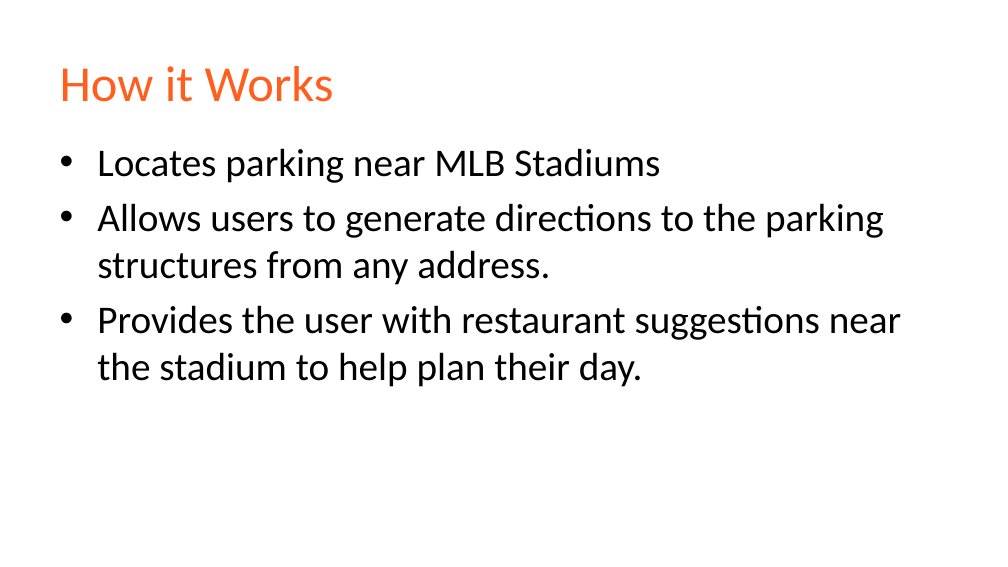
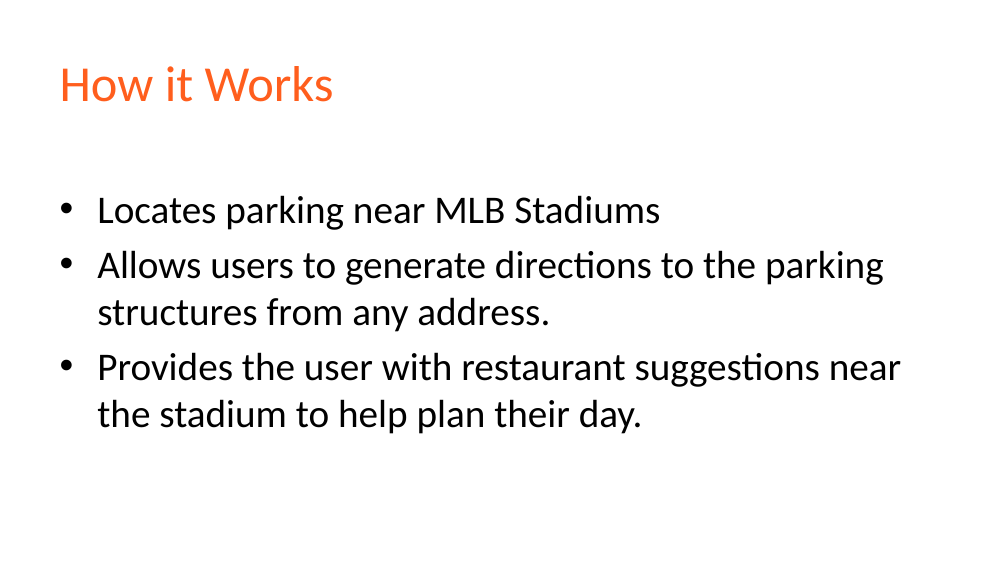
Before and after one commit to irishjedi77/Parking, a slide deck: slide 2 of Out of the Park.pptx. Drawn at 1008x567 pixels with LibreOffice and Linux fonts; fonts in the diff are those of the drawing; background and template pictures are left out. Boxes give left, top, right and bottom in pixels: in the first picture for what was removed or moved away, otherwise in the second. Text is boxed around its words. In the diff, an @@ line names an element or a change of style, - is before the commit and + after.

```diff
--- a/Out of the Park.pptx
+++ b/Out of the Park.pptx
@@ text at (97, 195, 660, 230): line spacing 1 to 2 @@
```
Also in this commit, not shown: 2 other slides changed, 3 slides added, 1 slide removed, 4 other files.
